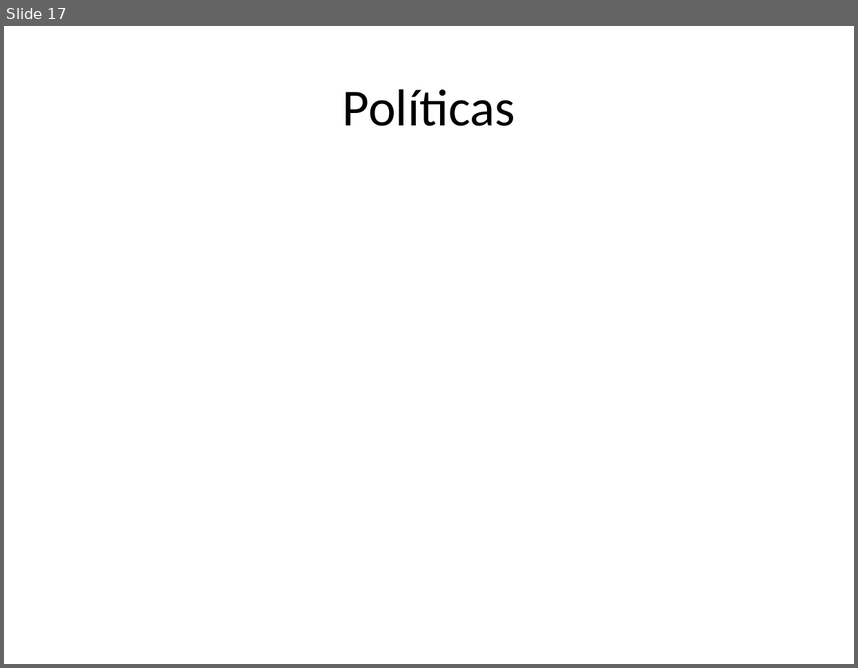
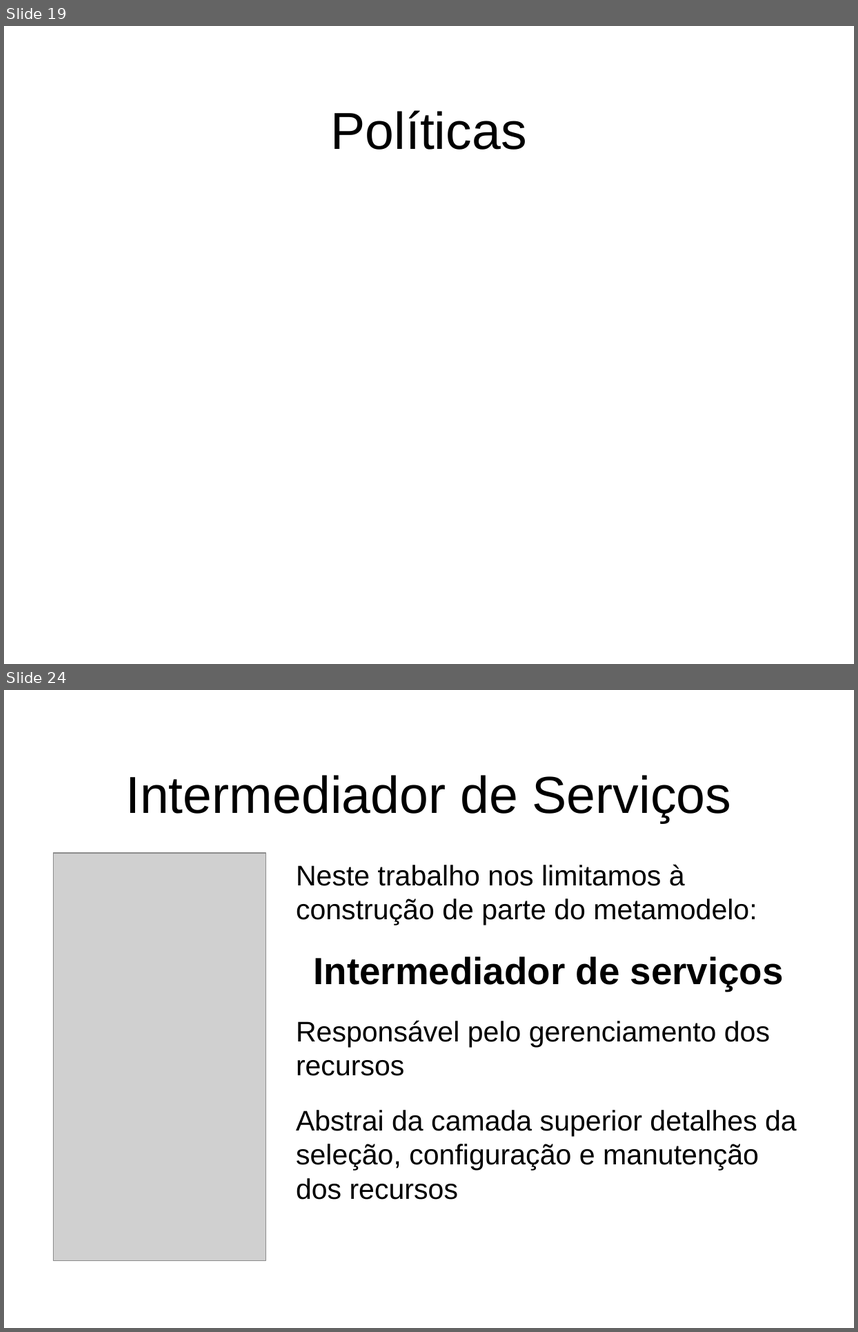
Before and after one commit to gcms/ncb, a slide deck: dissertacao/ApresentacaoGustavo.pptx. Shown one above the other, each under a label of ours: slide 17 before the commit, slides 19 and 24 after it; the slides between them are not shown. The pictures are 858x668 and 858x1332 pixels, drawn with LibreOffice and Linux fonts; fonts in the diff are those of the drawing; grey boxes stand for pictures; background and template pictures are left out. Boxes give left, top, right and bottom in pixels: in the first picture for what was removed or moved away, otherwise in the second. Text is boxed around its words. In the diff, an @@ line names an element or a change of style, - is before the commit and + after.

```diff
--- a/dissertacao/ApresentacaoGustavo.pptx
+++ b/dissertacao/ApresentacaoGustavo.pptx
@@ slide 24 added at box(4, 690, 854, 1328), background picture (left out) @@
@@ title added at box(125, 775, 732, 823), 44 pt, text #000000 @@
+Intermediador de Serviços
@@ picture added at box(53, 854, 266, 1261) @@
@@ text added at box(296, 864, 797, 1199), 24 pt, text #000000 @@
+Neste trabalho nos limitamos à construção de parte do metamodelo:
+Intermediador de serviços
+Responsável pelo gerenciamento dos recursos
+Abstrai da camada superior detalhes da seleção, configuração e manutenção dos recursos
@@ what was slide 17 is now slide 19 @@
@@ slide 19 changed as well @@
@@ title "Políticas": place and size @@
-title "Políticas" at box(343, 89, 515, 126)
+title "Políticas" at box(331, 110, 527, 150)
@@ title "Políticas" at box(331, 110, 527, 150): font Calibri to Arial @@
```
Also in this commit, not shown: 15 other slides changed, 21 other slides added, 1 slide removed, 1 other file.
